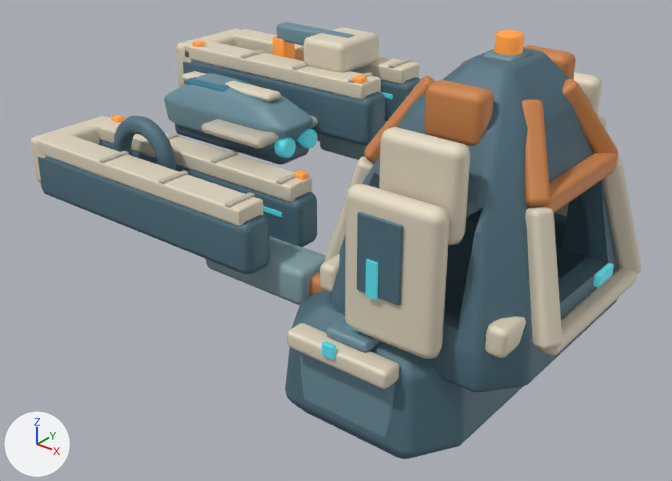
The Blender file space-battleship/art_sources/planet_facilities_v5/shipyard.blend: old version first, new version second.
Rendered twice from a 50 mm camera at (2.84, -4.31, 2.85) aimed at (-0.52, -0.11, 0.24). The axes (+X, +Y, +Z) are drawn at lower left. The lights are the same throughout. The first picture is the older version.

Objects in the first picture: 'Berth deep structural rail', 'Berth deep structural rail.002', 'Berth segmented armor crest', 'Berth segmented armor crest.001', 'Berth segmented armor crest.002', 'Coupling jaw under deck', 'Craft aft cyan thruster', 'Craft aft cyan thruster.001', 'Craft cockpit', 'Craft dark belly', 'Craft ivory dorsal spine', 'Craft swept short wing', 'Craft swept short wing.001', 'Craft tapered hull', 'Exposed load arch lower.002', 'Ring-coupled tapered keel', 'Root upper armor rib', 'Split ivory root cheek', 'Tapering shipyard load core' and 50 more.
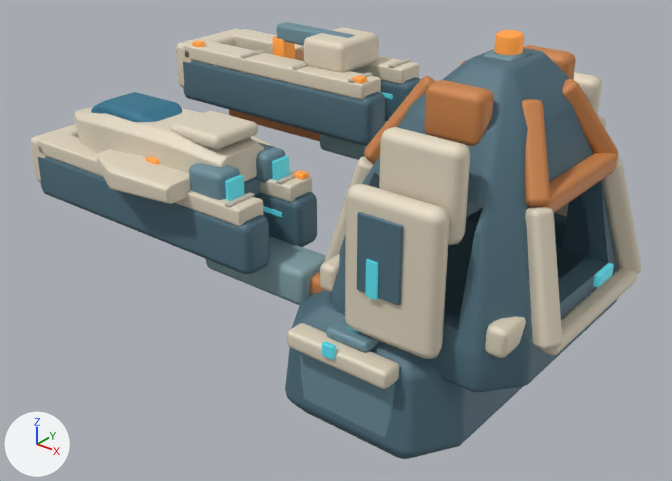
ob_docked_small_craft is not drawn itself; it is the parent of ob_craft_tapered_hull, ob_craft_ivory_dorsal_spine, ob_craft_dark_belly, ob_craft_cockpit, ob_craft_swept_short_wing, ob_craft_aft_cyan_thruster, ob_craft_swept_short_wing_001, ob_craft_aft_cyan_thruster_001.

Edits to the bpy script that builds the scene:
```text
Change ob_docked_small_craft:
    ob_docked_small_craft.location: (0.0, 0.57, 0.23) -> (0.0, 0.0, 0.0)
Remove ob_craft_tapered_hull:
    ob_craft_tapered_hull = bpy.data.objects.new('Craft tapered hull', me_craft_tapered_hull)
Remove ob_craft_ivory_dorsal_spine:
    ob_craft_ivory_dorsal_spine = bpy.data.objects.new('Craft ivory dorsal spine', me_cube_075)
Remove ob_craft_dark_belly:
    ob_craft_dark_belly = bpy.data.objects.new('Craft dark belly', me_cube_076)
Remove ob_craft_cockpit:
    ob_craft_cockpit = bpy.data.objects.new('Craft cockpit', me_cube_077)
Remove ob_craft_swept_short_wing:
    ob_craft_swept_short_wing = bpy.data.objects.new('Craft swept short wing', me_cube_078)
Remove ob_craft_aft_cyan_thruster:
    ob_craft_aft_cyan_thruster = bpy.data.objects.new('Craft aft cyan thruster', me_cylinder_001)
Remove ob_craft_swept_short_wing_001:
    ob_craft_swept_short_wing_001 = bpy.data.objects.new('Craft swept short wing.001', me_cube_079)
Remove ob_craft_aft_cyan_thruster_001:
    ob_craft_aft_cyan_thruster_001 = bpy.data.objects.new('Craft aft cyan thruster.001', me_cylinder_002)
Add ob_cyan_rear_nozzle_001:
    ob_cyan_rear_nozzle_001 = bpy.data.objects.new('Cyan rear nozzle.001', me_cube_080_1)  # 56 vertices, 54 faces; spans x -0.015..0.015, y -0.065..0.065, z -0.065..0.065; in mat_recessed_cyan_channel (cyan #4bb8c4, glowing cyan #4bb8c4)
    ob_cyan_rear_nozzle_001.parent = ob_docked_small_craft
    ob_cyan_rear_nozzle_001.location = (-0.745, -0.37, 0.76)
Add ob_blue_engine_fairing_001:
    ob_blue_engine_fairing_001 = bpy.data.objects.new('Blue engine fairing.001', me_cube_079_1)  # 56 vertices, 54 faces; spans x -0.14..0.14, y -0.095..0.095, z -0.1..0.1; in mat_blue_service_housing (cyan #6f93a0)
    ob_blue_engine_fairing_001.parent = ob_docked_small_craft
    ob_blue_engine_fairing_001.location = (-0.91, -0.37, 0.76)
Add ob_shuttle_swept_ivory_wing_001:
    ob_shuttle_swept_ivory_wing_001 = bpy.data.objects.new('Shuttle swept ivory wing.001', me_shuttle_swept_ivory_wing_001)  # 111 vertices, 105 faces; spans x -1.81..-1.03, y -0.38..-0.042, z 0.65..0.81; in mat_ivory_armor (pale yellow #e5dac4)
    ob_shuttle_swept_ivory_wing_001.parent = ob_docked_small_craft
    ob_shuttle_swept_ivory_wing_001.location = (0.0, 0.0, 0.0)
Add ob_warm_docked_status:
    ob_warm_docked_status = bpy.data.objects.new('Warm docked status', me_cube_078_1)  # 56 vertices, 54 faces; spans x -0.05..0.05, y -0.02..0.02, z -0.045..0.045; in mat_small_warm_status_lens (orange #ed933c, glowing orange #ed933c)
    ob_warm_docked_status.parent = ob_docked_small_craft
    ob_warm_docked_status.location = (-1.36, -0.85, 0.78)
Add ob_cyan_rear_nozzle:
    ob_cyan_rear_nozzle = bpy.data.objects.new('Cyan rear nozzle', me_cube_080_1.copy())
    ob_cyan_rear_nozzle.parent = ob_docked_small_craft
    ob_cyan_rear_nozzle.location = (-0.745, -0.77, 0.76)
Add ob_blue_engine_fairing:
    ob_blue_engine_fairing = bpy.data.objects.new('Blue engine fairing', me_cube_079_1.copy())
    ob_blue_engine_fairing.parent = ob_docked_small_craft
    ob_blue_engine_fairing.location = (-0.91, -0.77, 0.76)
Add ob_shuttle_swept_ivory_wing:
    ob_shuttle_swept_ivory_wing = bpy.data.objects.new('Shuttle swept ivory wing', me_shuttle_swept_ivory_wing)  # 111 vertices, 105 faces; spans x -1.81..-1.03, y -1.098..-0.76, z 0.65..0.81; in mat_ivory_armor (pale yellow #e5dac4)
    ob_shuttle_swept_ivory_wing.parent = ob_docked_small_craft
    ob_shuttle_swept_ivory_wing.location = (0.0, 0.0, 0.0)
Add ob_shuttle_ivory_rear_armor:
    ob_shuttle_ivory_rear_armor = bpy.data.objects.new('Shuttle ivory rear armor', me_cube_075_1)  # 56 vertices, 54 faces; spans x -0.21..0.21, y -0.185..0.185, z -0.045..0.045; in mat_ivory_armor (pale yellow #e5dac4)
    ob_shuttle_ivory_rear_armor.parent = ob_docked_small_craft
    ob_shuttle_ivory_rear_armor.location = (-1.1, -0.57, 0.99)
Add ob_faceted_blue_cockpit_canopy:
    ob_faceted_blue_cockpit_canopy = bpy.data.objects.new('Faceted blue cockpit canopy', me_faceted_blue_cockpit_canopy)  # 138 vertices, 132 faces; spans x -2.17..-1.47, y -0.759..-0.381, z 0.85..1.03; in mat_shuttle_cockpit_glass (cyan #357c97)
    ob_faceted_blue_cockpit_canopy.parent = ob_docked_small_craft
    ob_faceted_blue_cockpit_canopy.location = (0.0, 0.0, 0.0)
Add ob_deep_blue_shuttle_belly:
    ob_deep_blue_shuttle_belly = bpy.data.objects.new('Deep blue shuttle belly', me_deep_blue_shuttle_belly)  # 128 vertices, 122 faces; spans x -2.25..-0.84, y -0.84..-0.3, z 0.54..0.72; in mat_deep_teal_load_shell (cyan #527381)
    ob_deep_blue_shuttle_belly.parent = ob_docked_small_craft
    ob_deep_blue_shuttle_belly.location = (0.0, 0.0, 0.0)
Add ob_ivory_shuttle_pressure_shell:
    ob_ivory_shuttle_pressure_shell = bpy.data.objects.new('Ivory shuttle pressure shell', me_ivory_shuttle_pressure_shell)  # 184 vertices, 178 faces; spans x -2.42..-0.86, y -0.84..-0.3, z 0.61..0.99; in mat_ivory_armor (pale yellow #e5dac4)
    ob_ivory_shuttle_pressure_shell.parent = ob_docked_small_craft
    ob_ivory_shuttle_pressure_shell.location = (0.0, 0.0, 0.0)
```

Pixel boxes [x1, y1, x2, y2] of what changed, in the pictures (672 x 481 px):
'Ivory shuttle pressure shell', added
    after: [74, 107, 265, 182]
'Craft tapered hull', deleted (cyan)
    before: [164, 74, 313, 150]
'Shuttle swept ivory wing', added (pale yellow)
    after: [97, 149, 191, 204]
'Shuttle ivory rear armor', added (pale yellow)
    after: [170, 111, 258, 149]
'Faceted blue cockpit canopy', added (cyan)
    after: [91, 92, 182, 122]
'Blue engine fairing', added (cyan)
    after: [189, 163, 240, 200]
'Craft dark belly', deleted (cyan)
    before: [175, 124, 309, 165]
'Craft swept short wing', deleted
    before: [202, 119, 279, 148]
'Craft ivory dorsal spine', deleted (pale yellow)
    before: [182, 71, 281, 102]
'Blue engine fairing.001', added (cyan)
    after: [256, 142, 285, 183]
'Cyan rear nozzle', added
    after: [225, 175, 244, 201]
'Craft aft cyan thruster', deleted
    before: [274, 138, 296, 158]
'Cyan rear nozzle.001', added
    after: [272, 156, 289, 180]
'Craft cockpit', deleted
    before: [187, 73, 248, 92]
'Craft aft cyan thruster.001', deleted
    before: [298, 129, 318, 148]
'Deep blue shuttle belly', added (mostly hidden)
    after: [244, 176, 260, 197]
'Warm docked status', added
    after: [146, 157, 159, 164]
'Shuttle swept ivory wing.001', added (mostly hidden)
    after: [251, 136, 275, 147]
'Craft swept short wing.001', deleted (mostly hidden)
    before: [310, 116, 318, 128]
'Berth segmented armor crest.001', unchanged, covered by the edit
    before: [91, 117, 312, 202]
    after: [260, 171, 312, 202]
'Berth working collar', unchanged, covered by the edit
    before: [114, 116, 176, 170]
